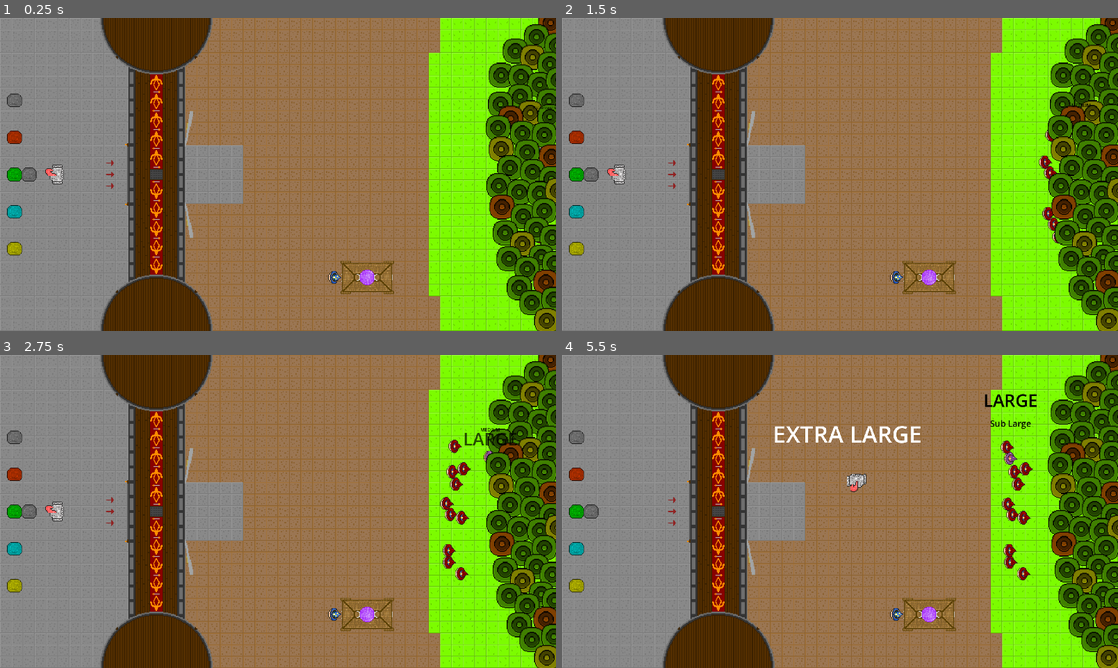
Above: before the commit, frames 1-4 (two rows, left to right).
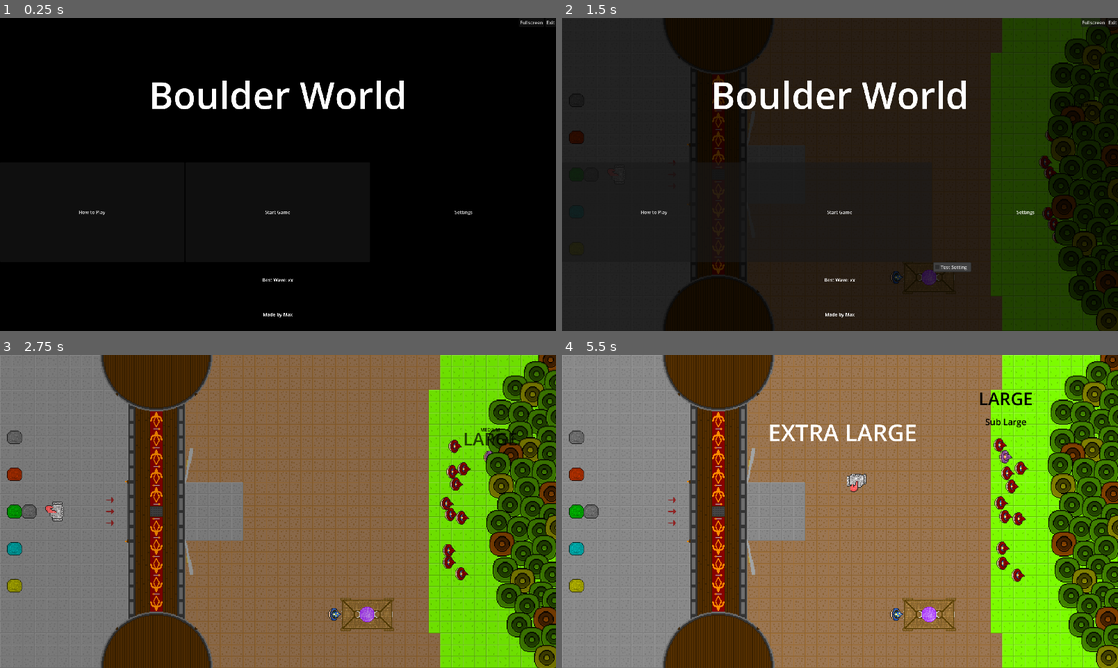
Above: after the commit, the same moments.

Repository: Nauviax/boulder-world
Game: Godot game, scene res://main_scene/main_scene.tscn
Same seed, same stepped clock (60 frames per second), same inputs: the game is played once before the commit and once after it.
Inputs (mouse positions are in pixels of both pictures, inside the frame that each line leads up to):
- Up to frame 1 (0.25 s): no input
- Up to frame 2 (1.5 s): click (656, 212) at 0.5 s, where only the run after the commit has a clickable "How to Play"; click (1023, 212) at 1.25 s, where only the run after the commit has a clickable "Settings"
- Up to frame 3 (2.75 s): click (278, 549) at 2 s, where only the run after the commit has a clickable "Start Game"
- Up to frame 4 (5.5 s): tap Enter at 2.75 s; hold D (move_right) 2.78-3.53 s; hold Space (interact) 2.78-3.53 s; hold S (move_down) 3.53-4.28 s; tap F at 3.6, 5.1 s; hold D (move_right) 4.28-5.03 s; hold Space (interact) 4.28-5.03 s; hold W (move_up) from 5.03 s (still down)

The runs differ from the first frame. In frame 1, 99% of the frame differs, in the area x 0-100%, y 0-100%; in frame 2, 99%; in frame 3, 11%; in frame 4, 2.5%.

Commit message:
Menu stuff (wip), misc fixes

Diff:
--- a/entity/enemy/enemy_basic.gd
+++ b/entity/enemy/enemy_basic.gd
@@ -84,5 +84,6 @@
 		too_close_bodies.erase(too_close_body)
 
 # Player is in melee range. Explode, killing both the player and itself. (100dmg explosion by default)
-func _on_player_in_melee_range(_player: Node2D):
-	call_deferred("explode") # Can't create explosions mid-physics step
+func _on_player_in_melee_range(player: Node2D):
+	if player.control_enabled: # Don't explode if player is not in control, they likely just took damage.
+		call_deferred("explode") # Can't create explosions mid-physics step
--- a/entity/player/player.gd
+++ b/entity/player/player.gd
@@ -28,7 +28,8 @@
 const HEALTH := 10 # Player "health". Player dies whenever it takes more than this amount of damage, otherwise it is ignored
 
 # Player state
-var control_enabled := false # Whether the player currently responds to input
+var control_enabled := false # Whether the player currently responds to input and can take damage.
+var player_stunned := false # Similar to above, but due to in-game effects (Also inverted)
 var fastmode := false # !!! TEMP, controls "prepare" movement
 var held_item: Interactable = null
 var last_dir_input := Vector2.ZERO # Used for throwing direction
@@ -41,7 +42,7 @@
 func _physics_process(_delta: float):
 	# Keyboard input
 	var input_dir: Vector2 = Vector2.ZERO
-	if control_enabled: # Only respond to input if player is in control
+	if control_enabled and !player_stunned: # Only respond to input if player can move
 		if Input.is_action_pressed("move_up"):
 			input_dir.y -= 1
 		if Input.is_action_pressed("move_down"):
@@ -79,8 +80,8 @@
 
 # Player input controls (non-movement)
 func _input(event: InputEvent):
-	if not control_enabled:
-		return # Ignore input if player is not in control
+	if !control_enabled or player_stunned:
+		return # Ignore input if player is not in control or is stunned
 	if event.is_action_pressed("interact"): # Space
 		if held_item:
 			# Throw held item if moving. Drop held item if stationary
@@ -130,12 +131,12 @@
 
 # On damage, die if damage exceeds health const. Otherwise just apply stun as needed.
 func apply_damage(damage: int, extra_stun: float = 0.0):
-	if damage >= HEALTH:
+	if damage >= HEALTH and control_enabled:
 		drop() # Drop held item, if any
-		control_enabled = false
+		control_enabled = false # Prevents input and other damage instances
 		player_died.emit()
 	elif extra_stun > 0.0:
 		# Simple stun, don't bother with accounting for multiple hits.
-		control_enabled = false
+		player_stunned = true
 		await get_tree().create_timer(extra_stun * BASE_STUN_DURATION).timeout
-		control_enabled = true
+		player_stunned = false
--- a/level_scene/level_scene.gd
+++ b/level_scene/level_scene.gd
@@ -94,8 +94,9 @@
 	player.control_enabled = true
 
 	# !!! TODO start the rallying wave, show initial wave title, and kick off game loop
-	# !!! In place of wave logic, just wait a few seconds then send off initial wave. (First wave is pre-spawned for menu)
-	await get_tree().create_timer(10.0).timeout
+	# !!! First wave should be pre-rallied, but on game start they should still "Rally" again before charging.
+	# !!! TEMP just charge immediately after a delay
+	await get_tree().create_timer(3.0).timeout
 	for enemy in enemies:
 		enemy.startCharge()
 
--- a/main_scene/main_scene.gd
+++ b/main_scene/main_scene.gd
@@ -1,27 +1,30 @@
 extends Node2D
 
 @onready var level_scene: LevelScene = $LevelScene
-@onready var menu: Control = $Menu
+@onready var menu: Menu = $Menu
 
-# Music (!!! MAY MOVE LATER)
+# Music
 @onready var music_player: AudioStreamPlayer = $BackgroundMusic
 const FADE_DURATION: float = 0.5 # Duration of fade-out between tracks, in seconds
 var current_music_tween: Tween = null # Tween for fading between tracks
 
 # On load, show menu and prepare game
 func _ready():
-	menu.visible = true
+	new_game_prepare()
+
+# On first load, or game restart, prepare game and show menu
+func new_game_prepare():
+	menu.show_menu()
 	level_scene.prepare_game() # Rallies first wave early, but no player control or waves yet
 
-	# !!! DEBUGGING, game starts immediately anyway
-	level_scene.player.control_enabled = true # !!! BAD
-	await get_tree().create_timer(8.0).timeout
-	level_scene.start_game()
+# On start button pressed, hide menu and start game. (Called from menu signal)
+func new_game_start():
+	menu.hide_menu()
+	level_scene.start_game() # Enables player control and starts wave logic (!!! First wave should still "rally" again)
 
-# On start button pressed, hide menu and start game
-func _on_start_button_pressed():
-	menu.visible = false
-	level_scene.start_game() # Enables player control and starts wave logic (!!! First wave should still "rally" again)
+# On game over, show death menu
+func game_over():
+	menu.game_over_menu()
 
 # Play the specified music track. Fades between tracks as needed.
 func play_background_music(new_track: AudioStream):
--- a/main_scene/main_scene.tscn
+++ b/main_scene/main_scene.tscn
@@ -2,18 +2,18 @@
 
 [ext_resource type="Script" uid="uid://dvqqx3yhh3tfv" path="res://main_scene/main_scene.gd" id="1_angbg"]
 [ext_resource type="PackedScene" uid="uid://dpqdp2tqs3dt6" path="res://level_scene/level_scene.tscn" id="2_nutp4"]
+[ext_resource type="PackedScene" uid="uid://bja0oo03bje7u" path="res://main_scene/menu.tscn" id="3_n0j53"]
 
 [node name="MainScene" type="Node2D" unique_id=900750043]
 script = ExtResource("1_angbg")
 
 [node name="LevelScene" parent="." unique_id=1388666685 instance=ExtResource("2_nutp4")]
 
-[node name="Menu" type="Control" parent="." unique_id=664963074]
-layout_mode = 3
-anchors_preset = 0
-offset_right = 40.0
-offset_bottom = 40.0
-
 [node name="BackgroundMusic" type="AudioStreamPlayer" parent="." unique_id=1971873869]
 
+[node name="Menu" parent="." unique_id=980159935 instance=ExtResource("3_n0j53")]
+
+[connection signal="game_over" from="LevelScene" to="." method="game_over"]
 [connection signal="set_background_music" from="LevelScene" to="." method="play_background_music"]
+[connection signal="reset_game_pressed" from="Menu" to="." method="new_game_prepare"]
+[connection signal="start_game_pressed" from="Menu" to="." method="new_game_start"]
--- /dev/null
+++ b/main_scene/menu.gd
@@ -0,0 +1,79 @@
+extends Container
+class_name Menu
+
+signal start_game_pressed
+signal reset_game_pressed
+
+@onready var menu_items: Container = $MenuItems
+@onready var game_over_items: Container = $GameOverItems
+@onready var fade: ColorRect = $BlackFade
+
+const FADE_SPEED: float = 2.0 # Speed of a full fade in/out, in seconds
+const FADE_MENU_OPACITY: float = 0.4 # Opacity of the menu background fade
+
+var fade_tween: Tween = null # Tween for fading the background to a specific opacity
+
+# On ready, set fade to full black and hide menu items (!!!)
+func _ready():
+	visible = true
+	fade.color.a = 1.0
+	menu_items.visible = false
+	game_over_items.visible = false
+	# !!! Hide specific menu items as needed
+
+# Game load sequence, reveal menu slowly, and fade in background.
+func show_menu():
+	# !!! Hide game over menu, if showing. (NYI!!!)
+	fade_to_opacity(1.0) # On first load, this is 0 duration. From game over, this has a delay. (!!! await this?)
+	menu_items.visible = true
+	game_over_items.visible = false
+	# !!! fade in title title (!!! And remove from floating text)
+	# Delay
+	await get_tree().create_timer(1.0).timeout
+	# Etc
+	fade_to_opacity(FADE_MENU_OPACITY) # fade in background
+
+# Hide menu, fade in rest of game all the way
+func hide_menu():
+	fade_to_opacity(0.0) # fade out background
+	# !!! fade out title (!!! And remove from floating text)
+	menu_items.visible = false # !!! TEMP simple solution
+	# Delay
+	# Etc
+
+	# !!! TEMP DEAL WITH MENU VISIBILITY
+	await get_tree().create_timer(1.0).timeout
+	visible = false
+
+# Show game over menu, fading background slightly
+func game_over_menu():
+	visible = true
+	fade_to_opacity(FADE_MENU_OPACITY) # fade in background
+	# !!! Show game over text (!!! And remove from floating text)
+	menu_items.visible = false
+	game_over_items.visible = true # !!! Should probably fade in, not appear
+	# Delay
+	# Etc
+
+# Function to fade background to given opacity
+func fade_to_opacity(target_opacity: float):
+	var duration = abs(fade.color.a - target_opacity) * FADE_SPEED
+	if fade_tween:
+		fade_tween.kill() # Prevent previous fades from interfering with new fade
+	fade_tween = create_tween()
+	fade_tween.tween_property(fade, "color:a", target_opacity, duration)
+
+func _on_play_pressed():
+	start_game_pressed.emit() # Notify main scene to start game
+
+func _on_back_to_menu_pressed():
+	reset_game_pressed.emit() # Notify main scene to reset the game
+
+func _on_fullscreen_pressed():
+	if DisplayServer.window_get_mode() == DisplayServer.WINDOW_MODE_FULLSCREEN:
+		DisplayServer.window_set_mode(DisplayServer.WINDOW_MODE_WINDOWED)
+	else:
+		DisplayServer.window_set_mode(DisplayServer.WINDOW_MODE_FULLSCREEN)
+
+func _on_exit_pressed():
+	get_tree().quit()
--- /dev/null
+++ b/main_scene/menu.tscn
@@ -0,0 +1,109 @@
+[gd_scene format=3 uid="uid://bja0oo03bje7u"]
+
+[ext_resource type="Script" uid="uid://ilq8ulmwl5e1" path="res://main_scene/menu.gd" id="1_e03ww"]
+
+[sub_resource type="LabelSettings" id="LabelSettings_g4v7s"]
+font_size = 128
+
+[sub_resource type="LabelSettings" id="LabelSettings_yf5fn"]
+
+[node name="Menu" type="CenterContainer" unique_id=1033705935]
+z_index = 1000
+custom_minimum_size = Vector2(1920, 1080)
+offset_right = 1920.0
+offset_bottom = 1080.0
+script = ExtResource("1_e03ww")
+
+[node name="MenuItems" type="VBoxContainer" parent="." unique_id=2074153796]
+custom_minimum_size = Vector2(1920, 1080)
+layout_mode = 2
+size_flags_horizontal = 3
+size_flags_vertical = 3
+
+[node name="TopRow" type="HBoxContainer" parent="MenuItems" unique_id=797681720]
+layout_mode = 2
+alignment = 2
+
+[node name="Fullscreen" type="Button" parent="MenuItems/TopRow" unique_id=1609846342]
+layout_mode = 2
+text = "Fullscreen"
+
+[node name="Exit" type="Button" parent="MenuItems/TopRow" unique_id=1751709907]
+layout_mode = 2
+text = "Exit"
+
+[node name="Title" type="Label" parent="MenuItems" unique_id=1433293818]
+layout_mode = 2
+size_flags_vertical = 6
+size_flags_stretch_ratio = 4.0
+text = "Boulder World"
+label_settings = SubResource("LabelSettings_g4v7s")
+horizontal_alignment = 1
+vertical_alignment = 1
+
+[node name="Buttons" type="HBoxContainer" parent="MenuItems" unique_id=1864173718]
+layout_mode = 2
+size_flags_vertical = 3
+size_flags_stretch_ratio = 3.0
+alignment = 1
+
+[node name="HowToPlay" type="Button" parent="MenuItems/Buttons" unique_id=1620491701]
+layout_mode = 2
+size_flags_horizontal = 3
+text = "How to Play"
+
+[node name="Play" type="Button" parent="MenuItems/Buttons" unique_id=1201553435]
+layout_mode = 2
+size_flags_horizontal = 3
+text = "Start Game"
+
+[node name="Settings" type="MenuButton" parent="MenuItems/Buttons" unique_id=1957945702]
+layout_mode = 2
+size_flags_horizontal = 3
+text = "Settings"
+item_count = 1
+popup/item_0/text = "Test Setting"
+popup/item_0/checkable = 1
+popup/item_0/id = 0
+
+[node name="BestScore" type="Label" parent="MenuItems" unique_id=1581862871]
+layout_mode = 2
+size_flags_vertical = 6
+text = "Best Wave: xx"
+label_settings = SubResource("LabelSettings_yf5fn")
+horizontal_alignment = 1
+vertical_alignment = 1
+
+[node name="ExtensiveCredits" type="Label" parent="MenuItems" unique_id=1870138227]
+layout_mode = 2
+size_flags_vertical = 6
+text = "Made by Max"
+horizontal_alignment = 1
+vertical_alignment = 1
+
+[node name="GameOverItems" type="VBoxContainer" parent="." unique_id=1825874178]
+visible = false
+layout_mode = 2
+
+[node name="GameOver" type="Label" parent="GameOverItems" unique_id=1527308877]
+layout_mode = 2
+text = "Game Over"
+
+[node name="Buttons" type="HBoxContainer" parent="GameOverItems" unique_id=994202272]
+layout_mode = 2
+
+[node name="BackToMenu" type="Button" parent="GameOverItems/Buttons" unique_id=399147878]
+layout_mode = 2
+text = "Return to menu"
+
+[node name="BlackFade" type="ColorRect" parent="." unique_id=377932017]
+z_index = -10
+custom_minimum_size = Vector2(1920, 1080)
+layout_mode = 2
+mouse_filter = 2
+color = Color(0, 0, 0, 0.39215687)
+
+[connection signal="pressed" from="MenuItems/TopRow/Fullscreen" to="." method="_on_fullscreen_pressed"]
+[connection signal="pressed" from="MenuItems/TopRow/Exit" to="." method="_on_exit_pressed"]
+[connection signal="pressed" from="MenuItems/Buttons/Play" to="." method="_on_play_pressed"]
+[connection signal="pressed" from="GameOverItems/Buttons/BackToMenu" to="." method="_on_back_to_menu_pressed"]
--- a/project.godot
+++ b/project.godot
@@ -13,15 +13,13 @@
 config/name="BoulderWorld"
 run/main_scene="uid://co24xdvw1okc"
 config/features=PackedStringArray("4.7", "GL Compatibility")
+run/max_fps=60
 config/icon="res://icon.svg"
 
 [display]
 
 window/size/viewport_width=1920
 window/size/viewport_height=1080
-window/size/mode=3
-window/size/resizable=false
-window/size/borderless=true
 window/stretch/mode="viewport"
 
 [input]
Not shown, added: main_scene/menu.gd.uid
Not shown, changed: resources/audio/BattleSong.ogg
Not shown, changed: resources/audio/CastleSong.ogg
Not shown, changed: resources/audio/DeathSong.ogg
